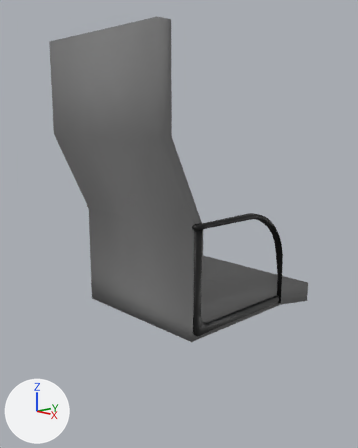
Two versions of the Blender file chair/chair.blend, one commit apart.
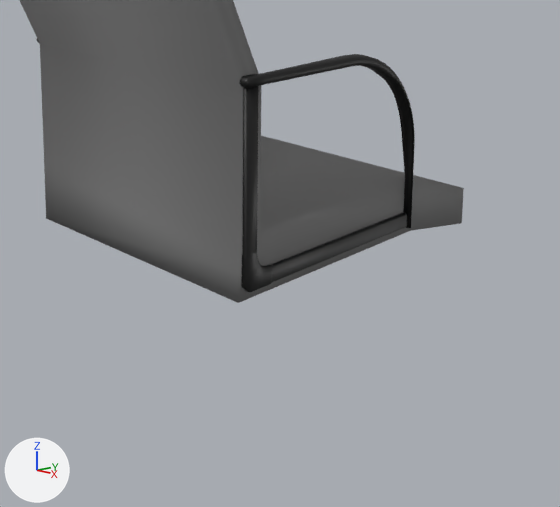
Old and new are each drawn whole from a 50 mm lens placed at (1.402, -1.299, 3.306), pointed at (0.313, -0.261, 3.003) and again close up on the part from 19% to 100% of the width and 41% to 100% of the height. Lighting does not change. The marker at lower left points along +X, +Y and +Z.

Names of what the first close-up shows: 'Sitting', 'Vert.004'.
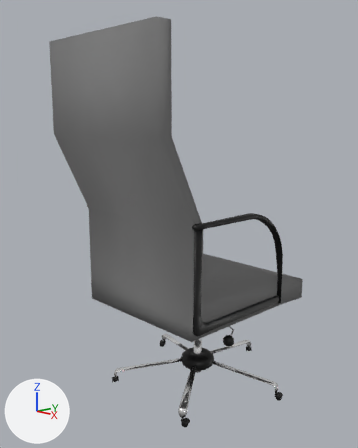
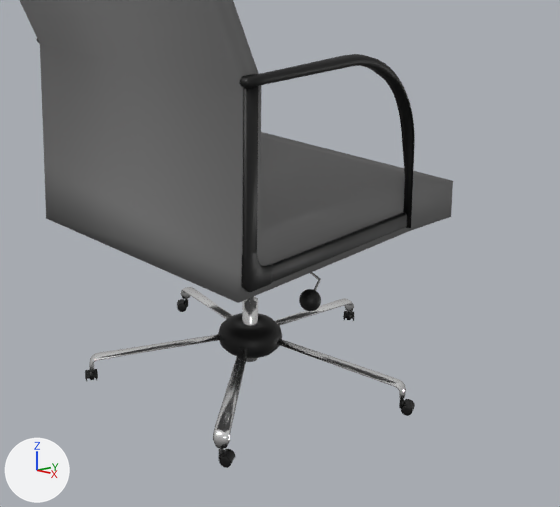
Commit message: end project

Patch to the scene script:
```diff
--- a/chair/chair.blend.py
+++ b/chair/chair.blend.py
@@ me_cube @@
 me_cube.from_pydata(...)  # 28 vertices, 26 faces; spans x -0.401..0.401, y -1.022..0.131, z -0.77..0.646
 # used by ob_sitting; location = (0.337, -0.489, 3.165); rotation_euler = (0.0, 0.0, 3.142), in degrees (0, 0, 180); scale = (0.563, 0.563, 0.563)
+# me_cube part 1
+for i in [*range(24, 28)]: me_cube.vertices[i].co += Vector((0.0, 0.061, 0.036))
 me_cube.materials.append(mat_material_001)
@@ ob_vert_006 @@
+ob_vert_006 = bpy.data.objects.new('Vert.006', me_vert_011)  # 108 vertices, 98 faces; spans x -0.006..0.006, y -0.061..0.162, z -0.043..0.005; in mat_material_002 (white #ffffff)
+ob_vert_006.location = (0.231, -0.164, 2.542)
+ob_vert_006.rotation_euler = (0.0, 0.0, -5.026)  # degrees (0, 0, -288)
+ob_vert_006.scale = (2.0, 1.0, 1.0)
@@ ob_vert_005 @@
+ob_vert_005 = bpy.data.objects.new('Vert.005', me_vert_011.copy())
+ob_vert_005.location = (0.273, -0.292, 2.542)
+ob_vert_005.rotation_euler = (0.0, 0.0, -3.77)  # degrees (0, 0, -216)
+ob_vert_005.scale = (2.0, 1.0, 1.0)
@@ ob_vert_003 @@
+ob_vert_003 = bpy.data.objects.new('Vert.003', me_vert_011.copy())
+ob_vert_003.location = (0.401, -0.292, 2.542)
+ob_vert_003.rotation_euler = (0.0, 0.0, -2.513)  # degrees (0, 0, -144)
+ob_vert_003.scale = (2.0, 1.0, 1.0)
@@ ob_vert_002 @@
+ob_vert_002 = bpy.data.objects.new('Vert.002', me_vert_011.copy())
+ob_vert_002.location = (0.444, -0.165, 2.542)
+ob_vert_002.rotation_euler = (0.0, 0.0, -1.257)  # degrees (0, 0, -72)
+ob_vert_002.scale = (2.0, 1.0, 1.0)
@@ ob_vert @@
+ob_vert = bpy.data.objects.new('Vert', me_vert_011.copy())
+ob_vert.location = (0.337, -0.086, 2.542)
+ob_vert.scale = (2.0, 1.0, 1.0)
@@ ob_cylinder_004 @@
+ob_cylinder_004 = bpy.data.objects.new('Cylinder.004', me_cylinder_010)  # 612 vertices, 506 faces; spans x -1.34..1.36, y -1.93..0.4, z -1.08..1.08; in mat_arms (black #000000)
+ob_cylinder_004.location = (0.495, -0.42, 2.486)
+ob_cylinder_004.rotation_euler = (-4.238, -1.571, 0.0)  # degrees (-243, -90, 0)
+ob_cylinder_004.scale = (0.00978, 0.00978, 0.00978)
@@ ob_sphere_001 @@
+ob_sphere_001 = bpy.data.objects.new('Sphere.001', me_sphere_004)  # 612 vertices, 506 faces; spans x -1.13..1.14, y -2.03..0.43, z -0.81..2.03; in mat_arms (black #000000)
+ob_sphere_001.location = (0.595, -0.116, 2.481)
+ob_sphere_001.rotation_euler = (0.0, 0.0, -4.26)  # degrees (0, 0, -244)
+ob_sphere_001.scale = (0.00929, 0.00929, 0.00929)
@@ ob_cylinder_008 @@
+ob_cylinder_008 = bpy.data.objects.new('Cylinder.008', me_cylinder_014)  # 612 vertices, 506 faces; spans x -0.77..1.93, y -1.93..0.4, z -1.08..1.08; in mat_arms (black #000000)
+ob_cylinder_008.location = (0.08, -0.115, 2.481)
+ob_cylinder_008.rotation_euler = (-7.006, -1.571, 0.0)  # degrees (319, -90, 0)
+ob_cylinder_008.scale = (0.00978, 0.00978, 0.00978)
@@ ob_cylinder_006 @@
+ob_cylinder_006 = bpy.data.objects.new('Cylinder.006', me_cylinder_012)  # 612 vertices, 506 faces; spans x -0.77..1.93, y -1.93..0.4, z -1.08..1.08; in mat_arms (black #000000)
+ob_cylinder_006.location = (0.18, -0.42, 2.481)
+ob_cylinder_006.rotation_euler = (-2.082, -1.571, 0.0)  # degrees (-119, -90, 0)
+ob_cylinder_006.scale = (0.00978, 0.00978, 0.00978)
@@ ob_cylinder @@
+ob_cylinder = bpy.data.objects.new('Cylinder', me_cylinder)  # 612 vertices, 506 faces; spans x -0.77..1.93, y -1.93..0.4, z -1.08..1.08; in mat_arms (black #000000)
+ob_cylinder.location = (0.337, 0.072, 2.481)
+ob_cylinder.rotation_euler = (-2.523, -1.571, 0.0)  # degrees (-145, -90, 0)
+ob_cylinder.scale = (0.00978, 0.00978, 0.00978)
@@ ob_rączka @@
+ob_rączka = bpy.data.objects.new('Rączka', me_vert_013)  # 518 vertices, 536 faces; spans x 0.0..0.202, y -0.101..0.002, z -0.05..0.002; in mat_material_002 (white #ffffff), mat_arms (black #000000)
+ob_rączka.location = (0.365, -0.21, 2.741)
@@ ob_upstick @@
+ob_upstick = bpy.data.objects.new('UpStick', me_cylinder_016)  # 224 vertices, 194 faces; spans x 1.186..1.616, y -3.197..-2.766, z 0.822..1.766; in mat_material_004 (white #ffffff)
+ob_upstick.location = (-0.049, 0.62, 2.273)
+ob_upstick.scale = (0.275, 0.275, 0.275)
@@ ob_donut @@
+ob_donut = bpy.data.objects.new('Donut', me_torus)  # 576 vertices, 576 faces; spans x -0.23..0.23, y -0.23..0.23, z -0.1..0.1; in mat_arms (black #000000)
+ob_donut.location = (0.337, -0.199, 2.542)
+ob_donut.scale = (0.24, 0.24, 0.24)
```

Changed parts and their boxes [x1, y1, x2, y2] in the close-ups (560 x 507 px; the box of a moved part takes in the faces that stretch with it):
'Sitting', reshaped
    before: [20, 0, 464, 303]
    after: [20, 0, 453, 303]
'Donut', added (black)
    after: [218, 313, 282, 358]
'Vert.003', added
    after: [213, 347, 248, 449]
'Vert.002', added
    after: [277, 339, 406, 399]
'Vert.005', added
    after: [89, 334, 220, 371]
'Vert', added
    after: [275, 298, 354, 326]
'UpStick', added
    after: [242, 297, 258, 362]
'Vert.006', added
    after: [181, 287, 233, 320]
'Rączka', added (black)
    after: [299, 272, 321, 311]
'Cylinder.004', added
    after: [218, 448, 235, 468]
'Sphere.001', added
    after: [399, 399, 415, 416]
'Cylinder.006', added
    after: [85, 369, 98, 382]
'Cylinder.008', added
    after: [177, 298, 188, 312]
'Cylinder', added
    after: [343, 311, 354, 321]
part 1 of me_cube, moved or reshaped
    before: [261, 136, 464, 230]
    after: [261, 132, 453, 230]
